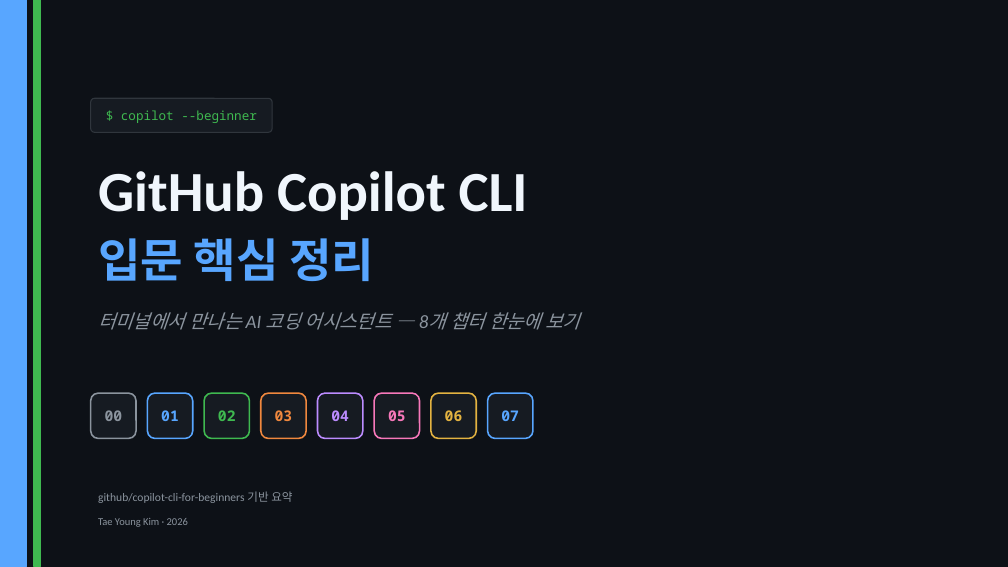
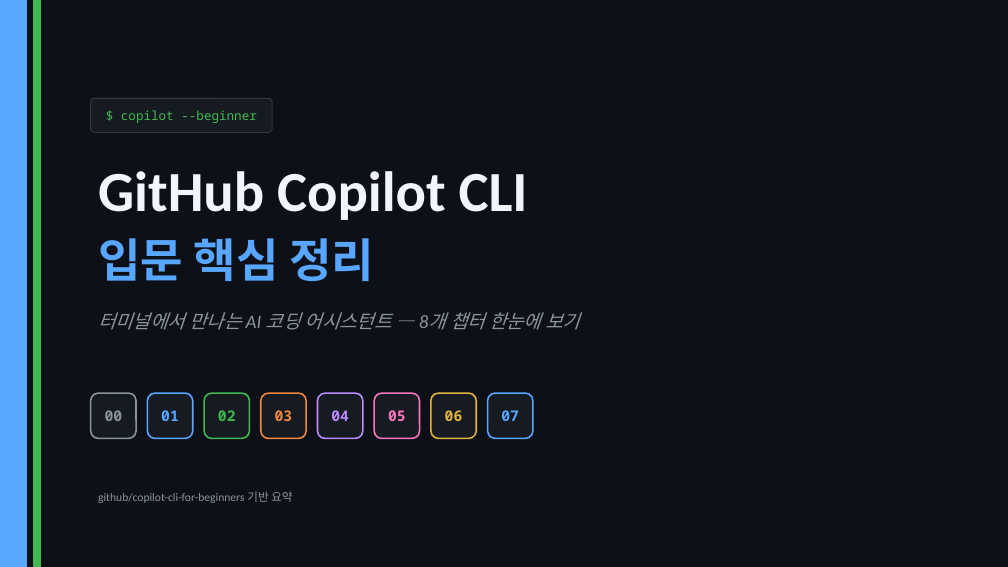
Before and after one commit to taeyo-kim/Copilot-CLI-mini-workshop, a slide deck: slide 1 of copilot-cli-mini-workshop.pptx. Drawn at 1008x567 pixels with LibreOffice and Linux fonts; fonts in the diff are those of the drawing. Boxes give left, top, right and bottom in pixels: in the first picture for what was removed or moved away, otherwise in the second. Text is boxed around its words. In the diff, an @@ line names an element or a change of style, - is before the commit and + after.

```diff
--- a/copilot-cli-mini-workshop.pptx
+++ b/copilot-cli-mini-workshop.pptx
@@ text removed at bbox=[98, 518, 188, 527] @@
-Tae Young Kim · 2026
```
Also in this commit, not shown: 5 other files.
